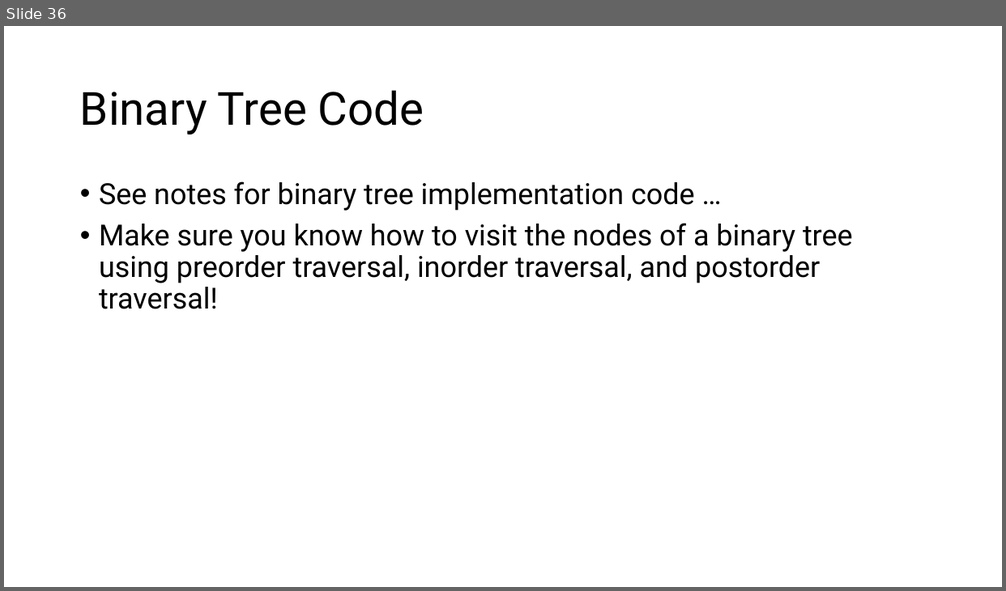
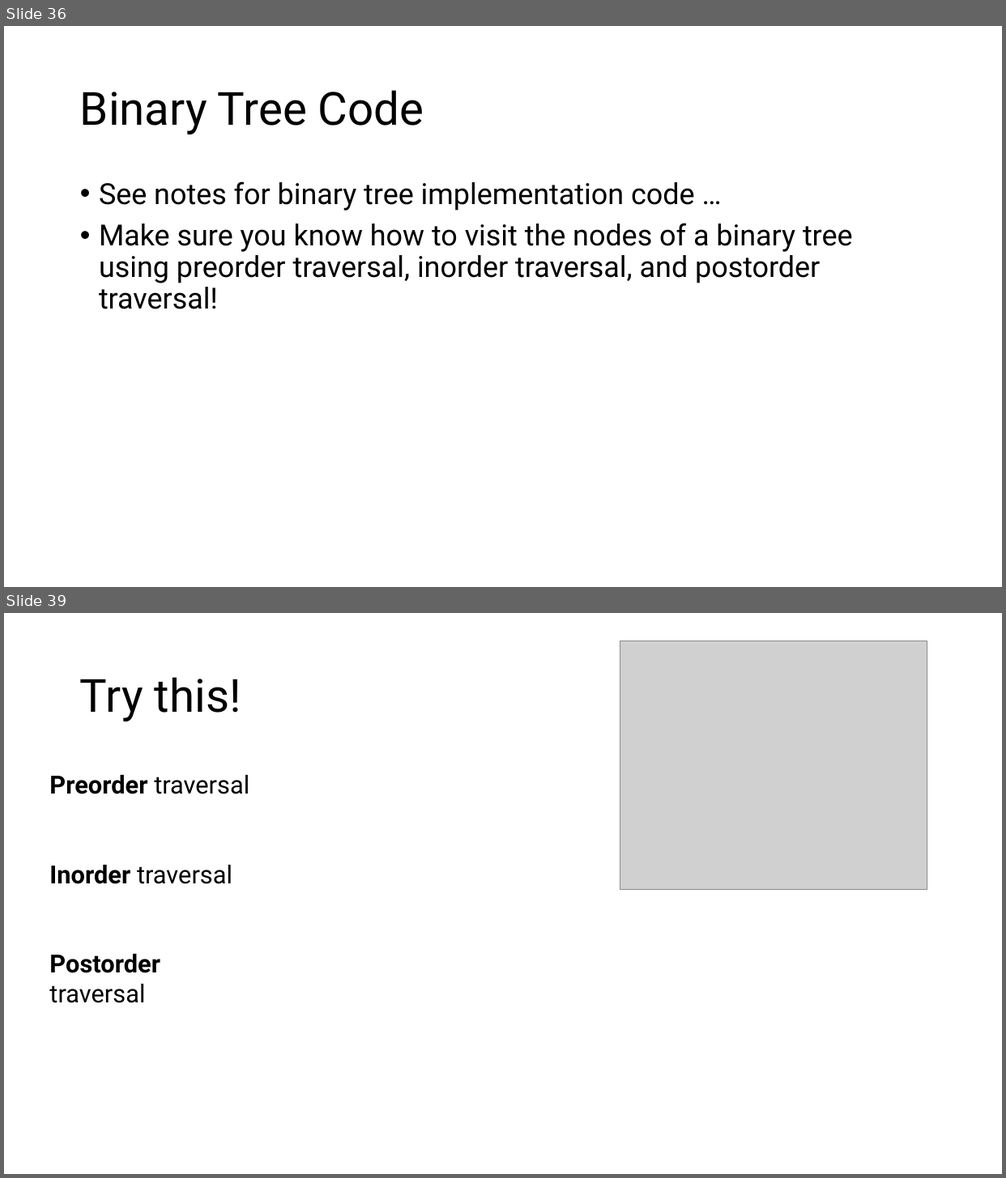
Before and after one commit to sotasota-sfu/cmpt225Summer2026, a slide deck: lectures/lecture12_13_14/lecture_trees.pptx. Shown one above the other, each under a label of ours: slide 36 before the commit, slides 36 and 39 after it; the slides between them are not shown. The pictures are 1006x591 and 1006x1178 pixels, drawn with LibreOffice and Linux fonts; fonts in the diff are those of the drawing; grey boxes stand for pictures. Boxes give left, top, right and bottom in pixels: in the first picture for what was removed or moved away, otherwise in the second. Text is boxed around its words. In the diff, an @@ line names an element or a change of style, - is before the commit and + after.

```diff
--- a/lectures/lecture12_13_14/lecture_trees.pptx
+++ b/lectures/lecture12_13_14/lecture_trees.pptx
@@ slide 39 added at bbox=[4, 613, 1002, 1174], background #FFFFFF @@
@@ picture added at bbox=[621, 641, 928, 889] @@
@@ title added at bbox=[80, 677, 241, 722], 44 pt, text #000000 @@
+Try this!
@@ text added at bbox=[49, 775, 249, 1003], 24 pt, text #000000 @@
+Preorder traversal
+Inorder traversal
+Postorder traversal
```
Also in this commit, not shown: 3 other slides added, 1 other file.
